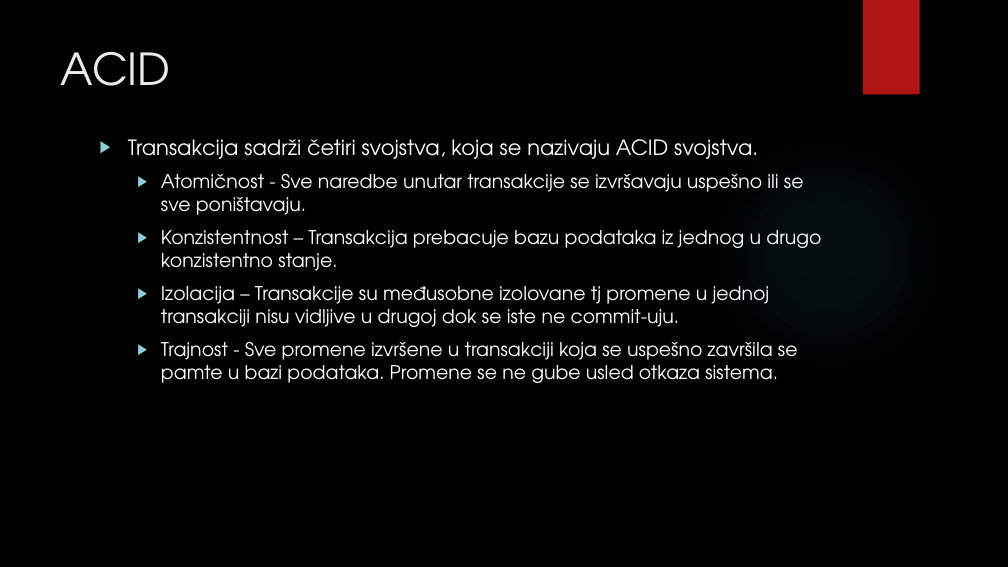
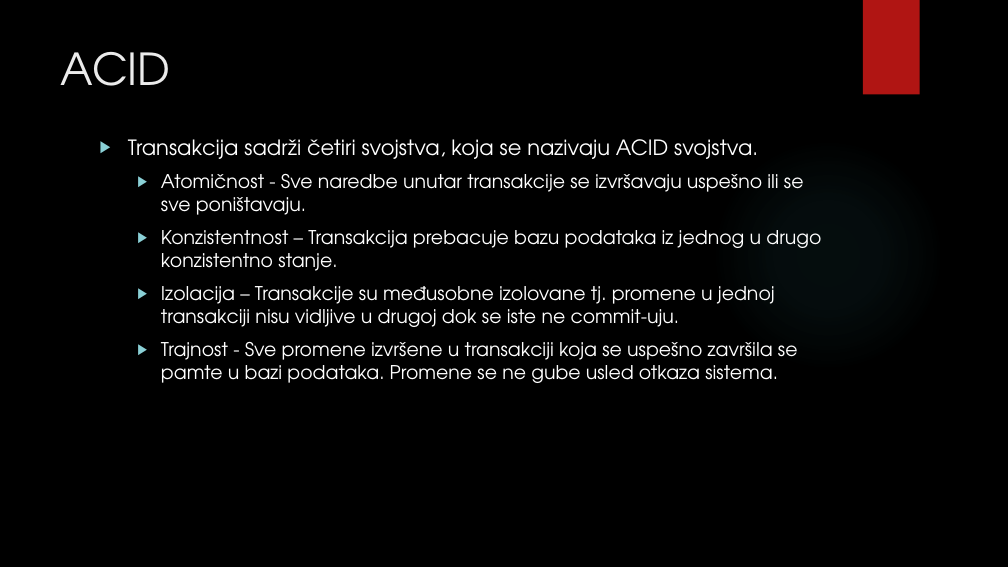
Before and after one commit to TheCodingPie/Sistemi-za-upravljenje-bazama-podataka-II-projekat, a slide deck: slide 4 of Obrada transakcija, planovi izvršavanja transakcija, izolacija i zaključavanje.pptx. Drawn at 1008x567 pixels with LibreOffice and Linux fonts; fonts in the diff are those of the drawing; background and template pictures are left out. Boxes give left, top, right and bottom in pixels: in the first picture for what was removed or moved away, otherwise in the second. Text is boxed around its words. In the diff, an @@ line names an element or a change of style, - is before the commit and + after.

```diff
--- a/Obrada transakcija, planovi izvršavanja transakcija, izolacija i zaključavanje.pptx
+++ b/Obrada transakcija, planovi izvršavanja transakcija, izolacija i zaključavanje.pptx
@@ text at box(161, 286, 775, 327): text changed @@
-  ▶ Izolacija – Transakcije su međusobne izolovane tj promene u jednoj transakciji nisu vidljive u drugoj dok se iste ne commit-uju.
+  ▶ Izolacija – Transakcije su međusobne izolovane tj. promene u jednoj transakciji nisu vidljive u drugoj dok se iste ne commit-uju.
```
Also in this commit, not shown: 4 other slides changed, 1 slide added, 1 other file.
